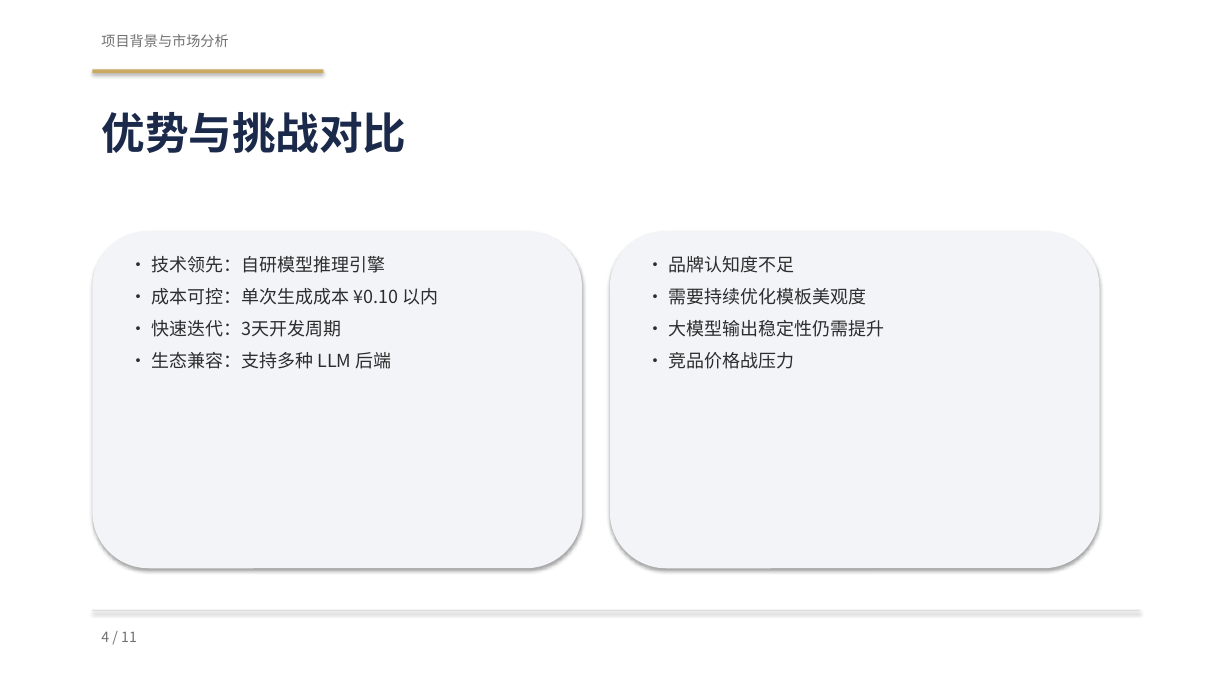
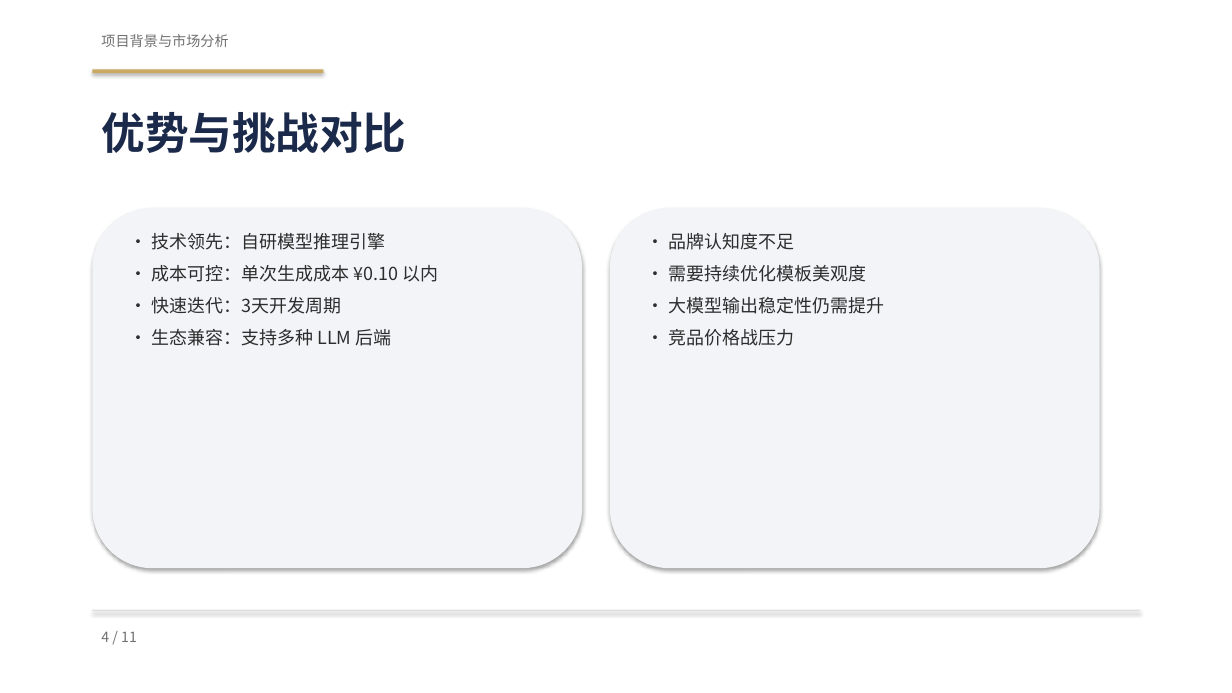
Before and after one commit to SunJenry/PPT_Generator, a slide deck: slide 4 of assets/template.pptx. Drawn at 1232x693 pixels with LibreOffice and Linux fonts; fonts in the diff are those of the drawing. Boxes give left, top, right and bottom in pixels: in the first picture for what was removed or moved away, otherwise in the second. Text is boxed around its words. In the diff, an @@ line names an element or a change of style, - is before the commit and + after.

```diff
--- a/assets/template.pptx
+++ b/assets/template.pptx
@@ rounded rectangle: place and size @@
-rounded rectangle at (92, 231, 582, 568)
+rounded rectangle at (92, 208, 582, 568)
@@ rounded rectangle: place and size @@
-rounded rectangle at (610, 231, 1100, 568)
+rounded rectangle at (610, 208, 1100, 568)
@@ text "• 技术领先：自研模型推理引擎": place and size @@
-text "• 技术领先：自研模型推理引擎" at (151, 256, 438, 369)
+text "• 技术领先：自研模型推理引擎" at (151, 233, 438, 346)
@@ text "• 品牌认知度不足": place and size @@
-text "• 品牌认知度不足" at (669, 256, 885, 369)
+text "• 品牌认知度不足" at (669, 233, 885, 346)
```
Also in this commit, not shown: 6 other slides changed, 11 other files.
